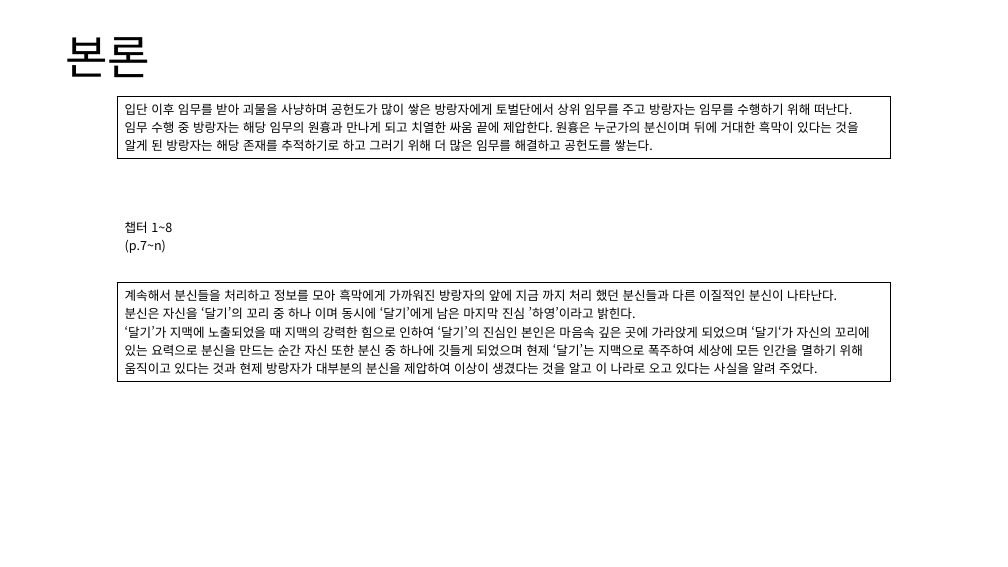
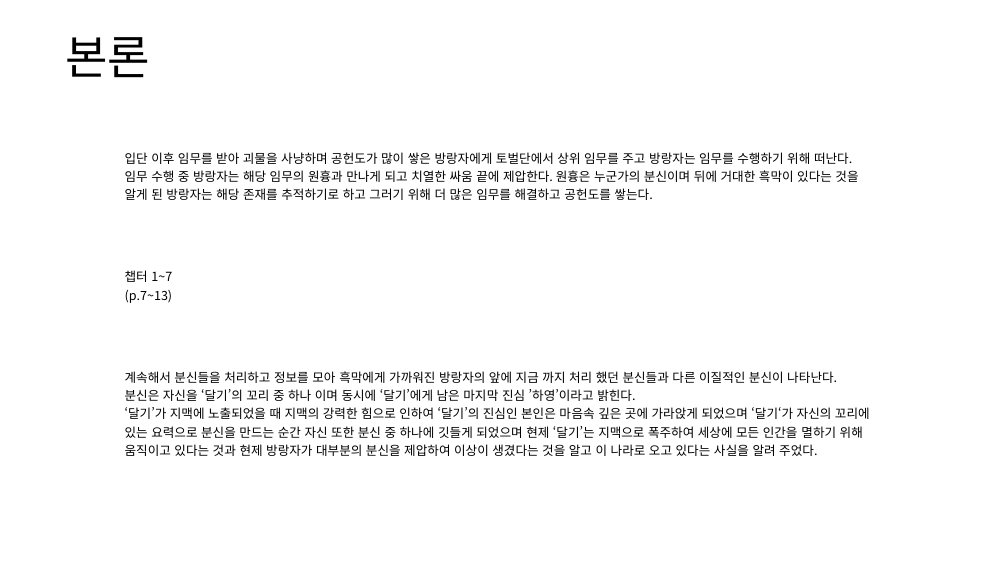
Before and after one commit to yjk0401/unityenginebasic_9th, a slide deck: slide 6 of 기획/메인 스토리 기획서.pptx. Drawn at 1008x567 pixels with LibreOffice and Linux fonts; fonts in the diff are those of the drawing. Boxes give left, top, right and bottom in pixels: in the first picture for what was removed or moved away, otherwise in the second. Text is boxed around its words. In the diff, an @@ line names an element or a change of style, - is before the commit and + after.

```diff
--- a/기획/메인 스토리 기획서.pptx
+++ b/기획/메인 스토리 기획서.pptx
@@ table at box(117, 145, 892, 213) @@
@@ borders changed @@
@@ table: place and size @@
-table at box(117, 96, 892, 164)
+table at box(117, 145, 892, 213)
@@ table: place and size @@
-table at box(117, 214, 892, 257)
+table at box(117, 263, 892, 307)
@@ table at box(117, 263, 892, 307) @@
-row 1, column 1: 챕터 1~8 / (p.7~n)
+row 1, column 1: 챕터 1~7 / (p.7~13)
@@ table at box(117, 364, 892, 477) @@
@@ borders changed @@
@@ table: place and size @@
-table at box(117, 282, 892, 395)
+table at box(117, 364, 892, 477)
```
Also in this commit, not shown: 7 other slides changed, 7 slides added, 2 slides removed.
